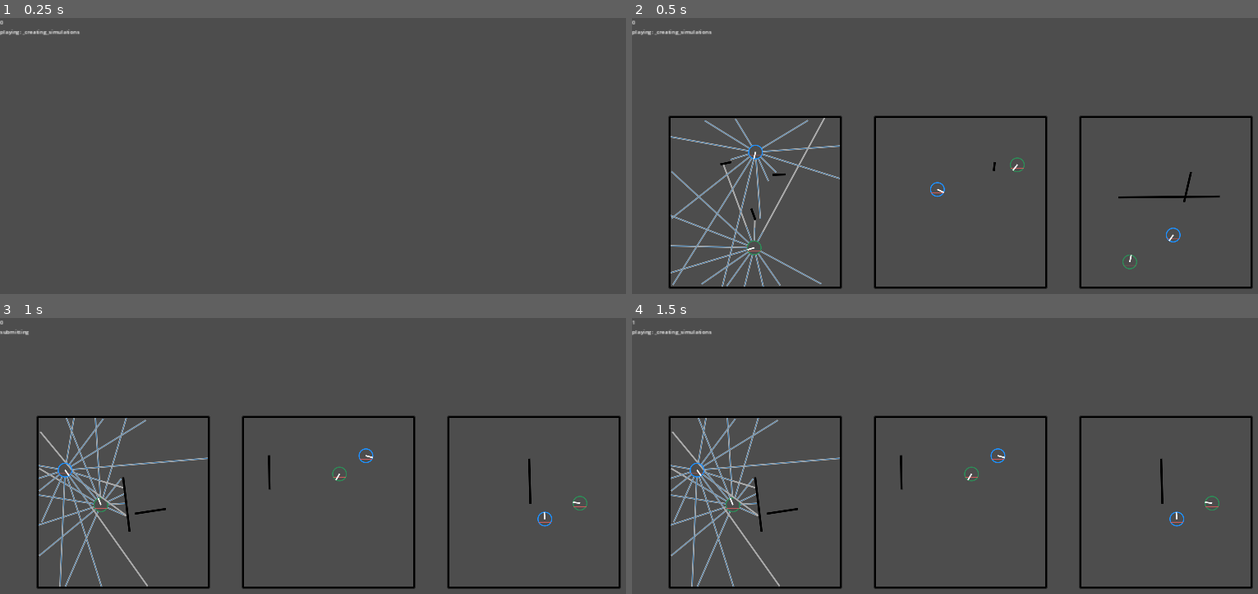
Above: before the commit, frames 1-4 (two rows, left to right).
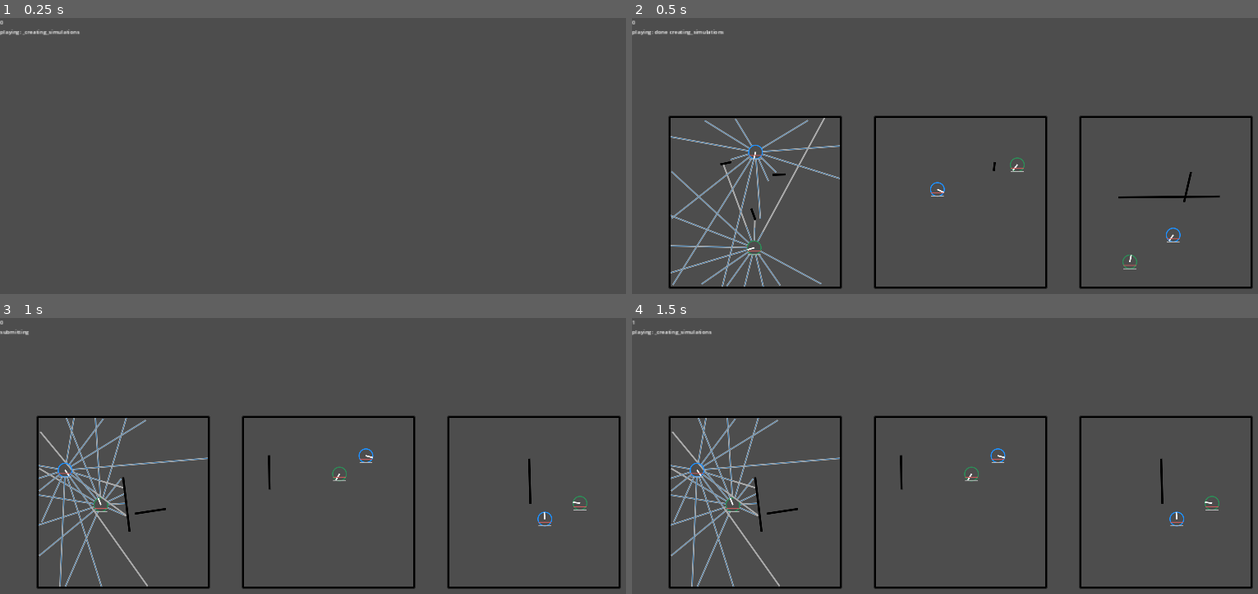
Above: after the commit, the same moments.

Repository: stokatyan/godot-ai
Game: Godot game, scene res://BattleRoyalGame/BREnv.tscn
Two runs of this game, one before a commit and one after it. Both use one fixed random seed, a clock stepped at 60 frames per second and the inputs below.
Inputs:
- Up to frame 1 (0.25 s): no input
- Up to frame 2 (0.5 s): no input
- Up to frame 3 (1 s): tap Enter at 0.5 s; hold D from 0.53 s (still down); tap 2 at 0.6 s; tap Space at 0.77 s
- Up to frame 4 (1.5 s): tap Space at 1.25 s; release D at 1.28 s; hold S from 1.28 s (still down); tap 3 at 1.35 s

Frame 1 is identical in both runs. In frame 2, 0.2% of the frame differs, in the area x 3-88%, y 4-92%; in frame 3, less than 0.1%; in frame 4, less than 0.1%.
Error in both runs: Out of bounds get index '1' (on base: 'Array[String]') (res://BattleRoyalGame/BRSimulation.gd:219)

Commit message:
able to show ammo state

Diff:
--- a/godot-ai-client/AI/AIRunner.gd
+++ b/godot-ai-client/AI/AIRunner.gd
@@ -87,6 +87,8 @@
 
 	_cleanup_simulations(_initial_simulations)
 	_initial_simulations = []
+
+	env_delegate.update_status(_loop_train_count, "playing: done creating_simulations")
 
 	return simulations
 
--- a/godot-ai-client/BattleRoyalGame/BRAgent.gd
+++ b/godot-ai-client/BattleRoyalGame/BRAgent.gd
@@ -5,8 +5,8 @@
 var _health: float = 1.0
 var _attack_damage: float = 0.5
 
-var _current_ammo: float = 0.20
-var _ammo_per_reload: float = 0.20
+var _current_ammo: float = 0.10
+var _ammo_per_reload: float = 0.10
 var _ammo_cost_per_shot: float:
 	get:
 		return 0.01
--- a/godot-ai-client/BattleRoyalGame/BREnv.gd
+++ b/godot-ai-client/BattleRoyalGame/BREnv.gd
@@ -142,18 +142,6 @@
 			true
 		)
 
-		# Health
-		var stat_root = Vector2(agent._position.x - agent._radius * 0.9, agent._position.y)
-		stat_root += offset
-		stat_root.y += 10
-		draw_line(
-			stat_root,
-			stat_root + Vector2(agent._health * agent._radius * 2 * 0.9, 0),
-			Color.INDIAN_RED,
-			0.75,
-			true
-		)
-
 		# Orientation
 		draw_line(
 			agent._position + offset,
@@ -163,12 +151,38 @@
 			true
 		)
 
-			# Bullet
+		# Bullet
 		draw_line(
 			Vector2(agent._last_shot_line.x, agent._last_shot_line.y) + offset,
 			Vector2(agent._last_shot_line.z, agent._last_shot_line.w) + offset,
 			Color.RED,
 			2 * (agent._fire_delay_remaining/agent._fire_delay_per_shot),
+			true
+		)
+
+		# Health
+		var half_width = agent._radius * 0.9
+		var stat_root = Vector2(agent._position.x - half_width, agent._position.y)
+		stat_root += offset
+		stat_root.y += 10
+		draw_line(
+			stat_root,
+			stat_root + Vector2(agent._health * 2 * half_width, 0),
+			Color.INDIAN_RED,
+			1,
+			true
+		)
+
+		stat_root.y += 10
+		var ammo_percent = agent._current_ammo / agent._ammo_per_reload
+		if agent._current_ammo == 0:
+			ammo_percent = 1.0 - agent._reload_delay_remaining/agent._reload_time
+		# Ammo
+		draw_line(
+			stat_root,
+			stat_root + Vector2(ammo_percent * 2 * half_width, 0),
+			Color.GRAY,
+			1,
 			true
 		)
 
